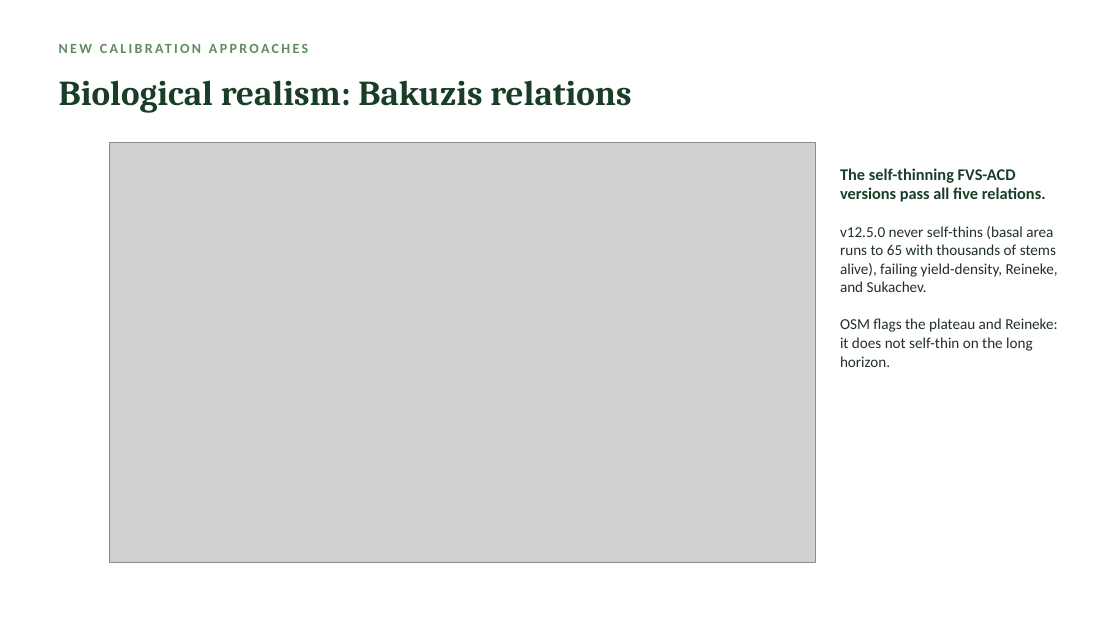
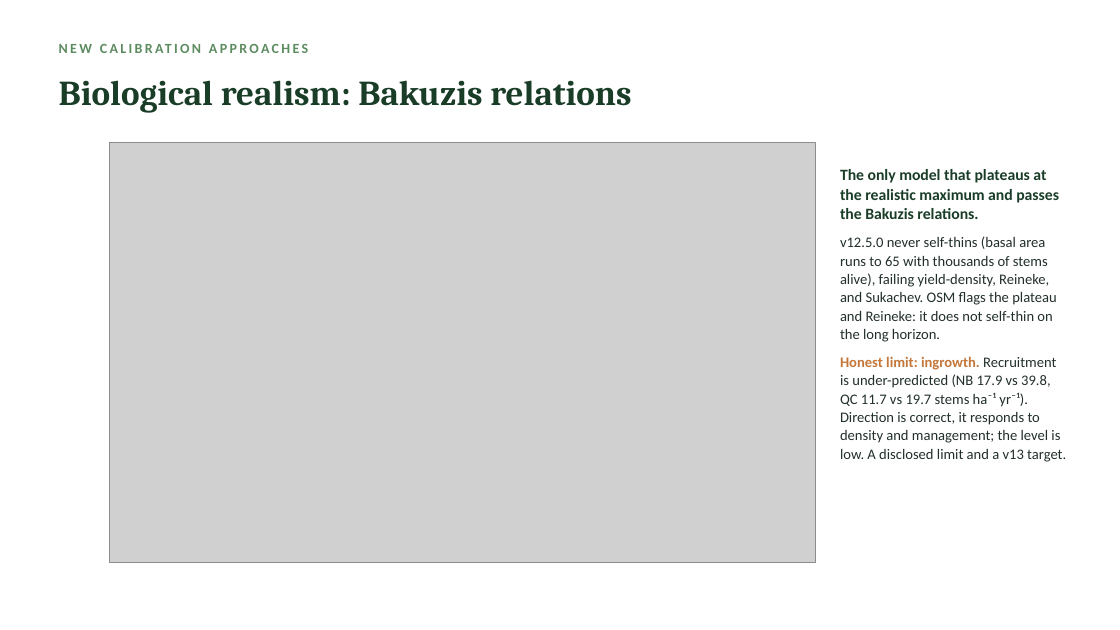
Before and after one commit to holoros/fvs-acd, a slide deck: slide 6 of FVS-ACD_Hennigar_Aug2026.pptx. Drawn at 1120x630 pixels with LibreOffice and Linux fonts; fonts in the diff are those of the drawing; grey boxes stand for pictures. Boxes give left, top, right and bottom in pixels: in the first picture for what was removed or moved away, otherwise in the second. Text is boxed around its words. In the diff, an @@ line names an element or a change of style, - is before the commit and + after.

```diff
--- a/FVS-ACD_Hennigar_Aug2026.pptx
+++ b/FVS-ACD_Hennigar_Aug2026.pptx
@@ text at (x1=840, y1=169, x2=1066, y2=462): text changed; size 13 to 12.5 pt @@
-The self-thinning FVS-ACD versions pass all five relations.
-v12.5.0 never self-thins (basal area runs to 65 with thousands of stems alive), failing yield-density, Reineke, and Sukachev.
-OSM flags the plateau and Reineke: it does not self-thin on the long horizon.
+The only model that plateaus at the realistic maximum and passes the Bakuzis relations.
+v12.5.0 never self-thins (basal area runs to 65 with thousands of stems alive), failing yield-density, Reineke, and Sukachev. OSM flags the plateau and Reineke: it does not self-thin on the long horizon.
+Honest limit: ingrowth. Recruitment is under-predicted (NB 17.9 vs 39.8, QC 11.7 vs 19.7 stems ha⁻¹ yr⁻¹). Direction is correct, it responds to density and management; the level is low. A disclosed limit and a v13 target.
```
Also in this commit, not shown: 12 other slides changed, 29 other files.
